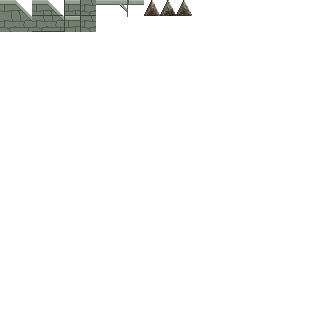
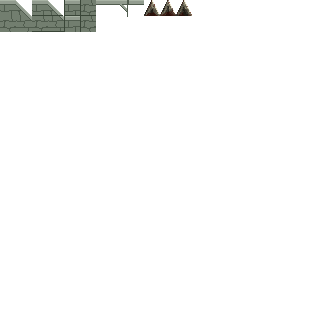
The second 320x320 image is a revision of the first. Changes to its layers:
painted on "Layer 1" over 144, 0, 190, 16
